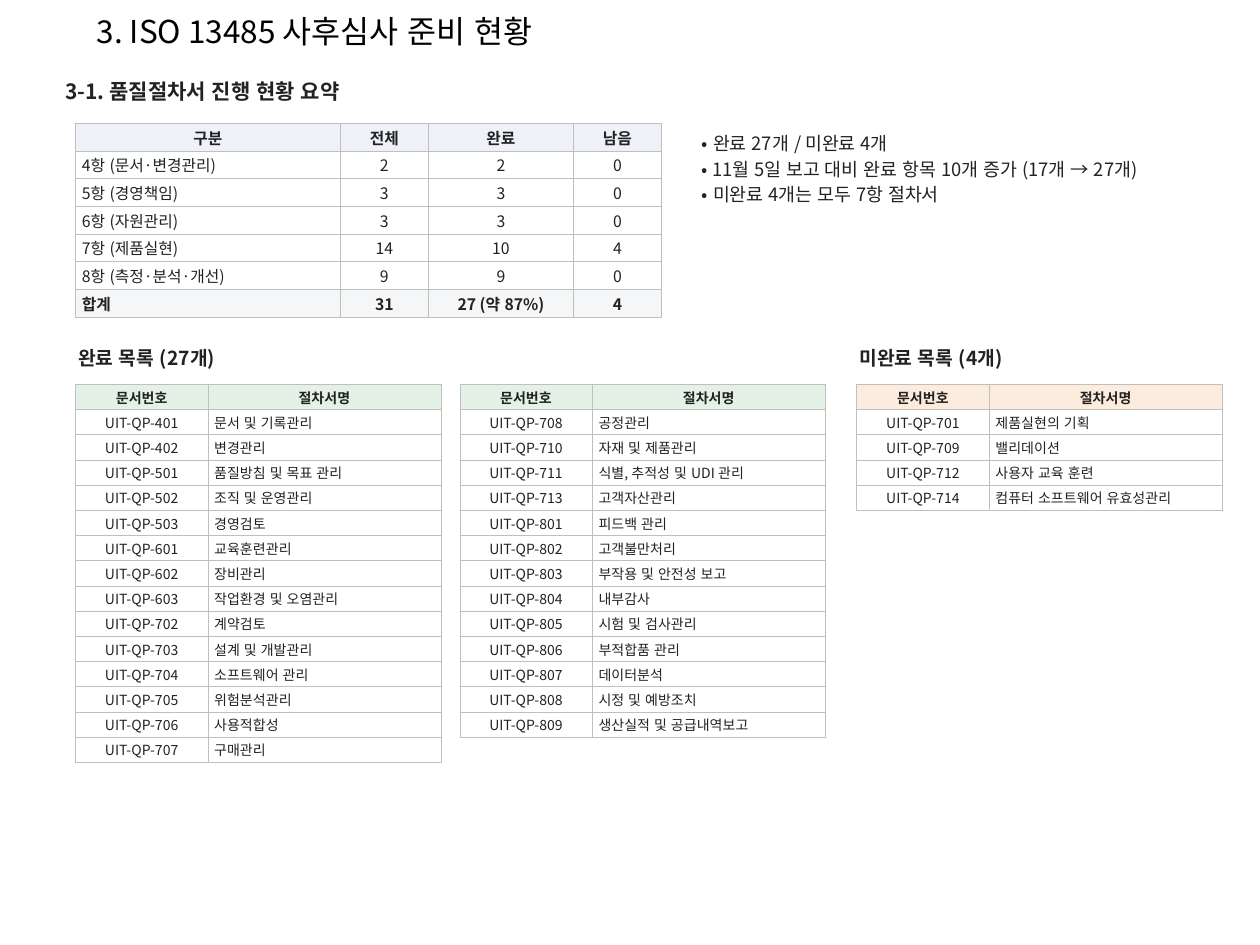
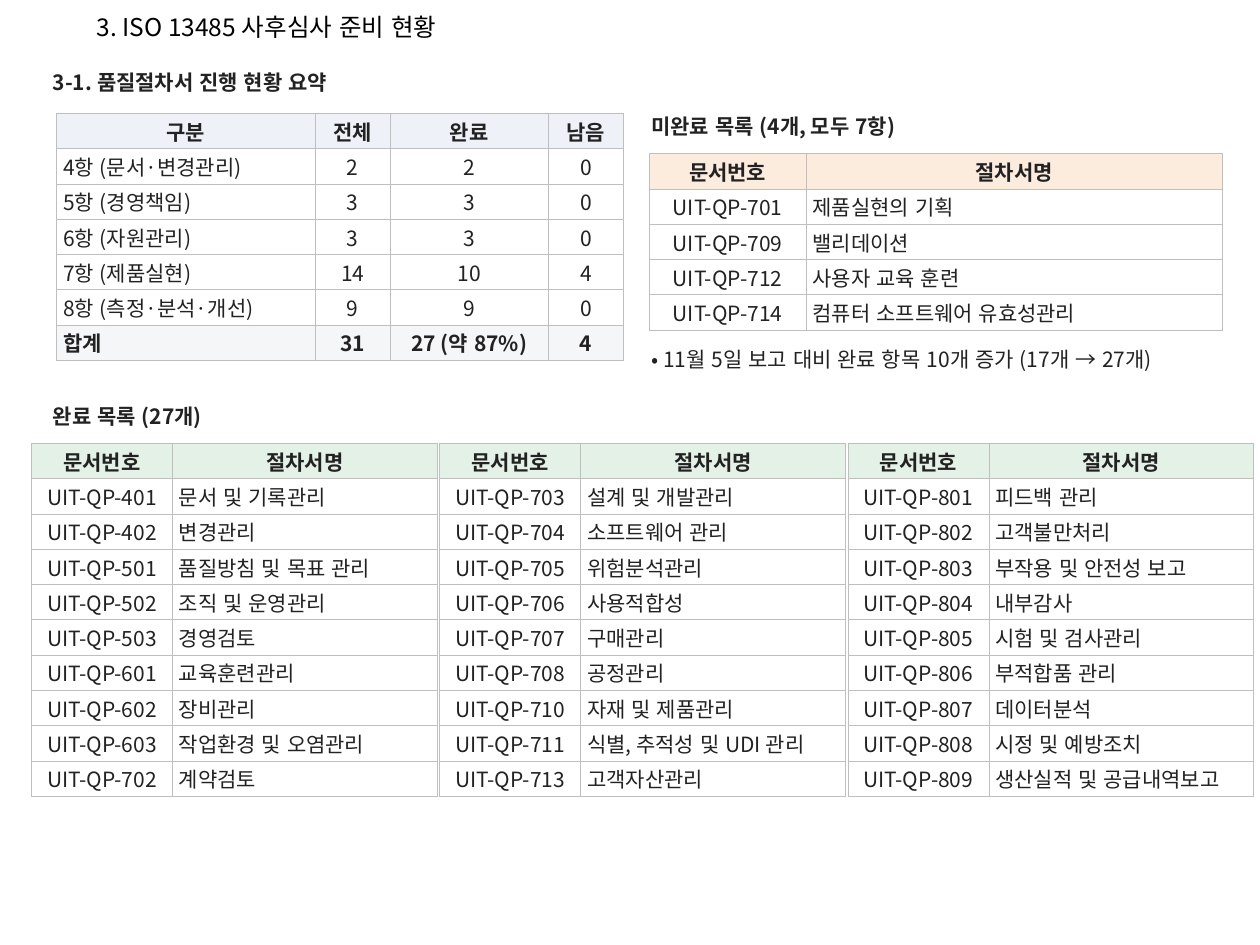
Before and after one commit to ckdtjs0911-glitch/Seony-example, a slide deck: slide 3 of meeting/1112_회의자료.pptx. Drawn at 1260x945 pixels with LibreOffice and Linux fonts; fonts in the diff are those of the drawing. Boxes give left, top, right and bottom in pixels: in the first picture for what was removed or moved away, otherwise in the second. Text is boxed around its words. In the diff, an @@ line names an element or a change of style, - is before the commit and + after.

```diff
--- a/meeting/1112_회의자료.pptx
+++ b/meeting/1112_회의자료.pptx
@@ text "3. ISO 13485 사후심사 준비 ..." at (97, 15, 436, 38): size 18 to 14 pt @@
@@ text "3-1. 품질절차서 진행 현황 요약": place and size @@
-text "3-1. 품질절차서 진행 현황 요약" at (65, 81, 340, 101)
+text "3-1. 품질절차서 진행 현황 요약" at (53, 72, 327, 92)
@@ table at (57, 113, 624, 360) @@
@@ size 9 to 12 pt @@
@@ table: place and size @@
-table at (76, 123, 661, 318)
+table at (57, 113, 624, 360)
@@ text at (651, 116, 895, 138): text changed; size 10.5 to 12 pt; bold on @@
-• 완료 27개 / 미완료 4개
-• 11월 5일 보고 대비 완료 항목 10개 증가 (17개 → 27개)
-• 미완료 4개는 모두 7항 절차서
+미완료 목록 (4개, 모두 7항)
@@ table at (649, 154, 1222, 330) @@
@@ size 8 to 12 pt @@
@@ table: place and size @@
-table at (857, 384, 1222, 510)
+table at (649, 154, 1222, 330)
@@ text added at (663, 349, 1152, 371), 12 pt, text #222222 @@
+• 11월 5일 보고 대비 완료 항목 10개 증가 (17개 → 27개)
@@ text removed at (859, 349, 1003, 369) @@
-미완료 목록 (4개)
@@ text "완료 목록 (27개)": place and size @@
-text "완료 목록 (27개)" at (78, 349, 215, 369)
+text "완료 목록 (27개)" at (53, 406, 202, 428)
@@ text "완료 목록 (27개)" at (53, 406, 202, 428): size 11 to 12 pt @@
@@ table at (32, 444, 437, 796) @@
-row 11: UIT-QP-703 | 설계 및 개발관리
-row 12: UIT-QP-704 | 소프트웨어 관리
-row 13: UIT-QP-705 | 위험분석관리
-row 14: UIT-QP-706 | 사용적합성
-row 15: UIT-QP-707 | 구매관리
@@ table: place and size @@
-table at (76, 384, 441, 762)
+table at (32, 444, 437, 796)
@@ table added at (440, 444, 845, 796), 10 rows, 2 columns @@
+문서번호 | 절차서명
+UIT-QP-703 | 설계 및 개발관리
+UIT-QP-704 | 소프트웨어 관리
+UIT-QP-705 | 위험분석관리
+UIT-QP-706 | 사용적합성
+UIT-QP-707 | 구매관리
+UIT-QP-708 | 공정관리
+UIT-QP-710 | 자재 및 제품관리
+UIT-QP-711 | 식별, 추적성 및 UDI 관리
+UIT-QP-713 | 고객자산관리
@@ table at (848, 444, 1254, 796) @@
-row 2: UIT-QP-708 | 공정관리
-row 3: UIT-QP-710 | 자재 및 제품관리
-row 4: UIT-QP-711 | 식별, 추적성 및 UDI 관리
-row 5: UIT-QP-713 | 고객자산관리
@@ table: place and size @@
-table at (460, 384, 825, 737)
+table at (848, 444, 1254, 796)
```
Also in this commit, not shown: 3 other slides changed, 1 other file.
